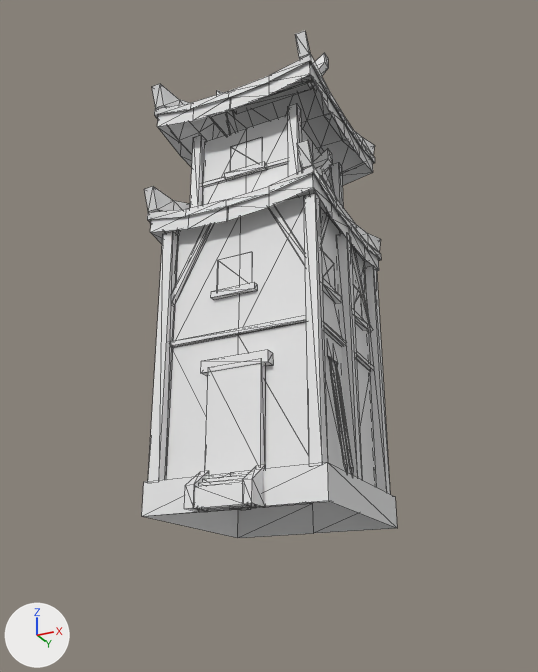
What one commit did to the COLLADA model art/meshes/structural/minyue/stone_tower.dae.
Rendered twice from a 50 mm camera at (12.6, -25.3, -4.5) aimed at (-0.3, 0.4, 7.1). Arrows for +X, +Y and +Z are at lower left; the lights stay in place. The first picture is the older version. Mesh edges are drawn as thin lines. Materials are left out; every surface is plain grey.

In view in the first picture: 'stone_tower'.
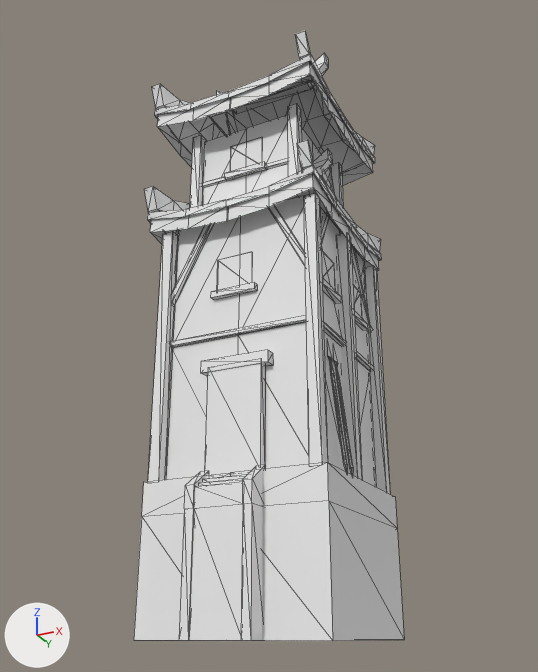
What the commit changed:
me_esfera_6591 is used by ob_stone_tower; location (0.0, 0.0, 0.0).
me_esfera_6591 had 984 vertices, 1554 faces and spanned x -3.8..3.7, y -4.1..4.4, z -0.5..20.4.
me_esfera_6591 now has 1010 vertices, 1606 faces and spans x -3.8..3.7, y -4.1..4.4, z -4.6..20.4.
Part 1, on me_esfera_6591:
26 new vertices lie (0.0, 0.0, -4.1) away from vertices in x -3.4..3.7, y -4.1..3.7, z -0.5.
52 new faces join them.

Pixel boxes [x1, y1, x2, y2] of what changed, in the pictures (538 x 672 px):
'stone_tower', reshaped (20% taller)
    before: [142, 31, 397, 538]
    after: [134, 31, 404, 641]
part 1 of me_esfera_6591, added
    after: [134, 501, 404, 641]
